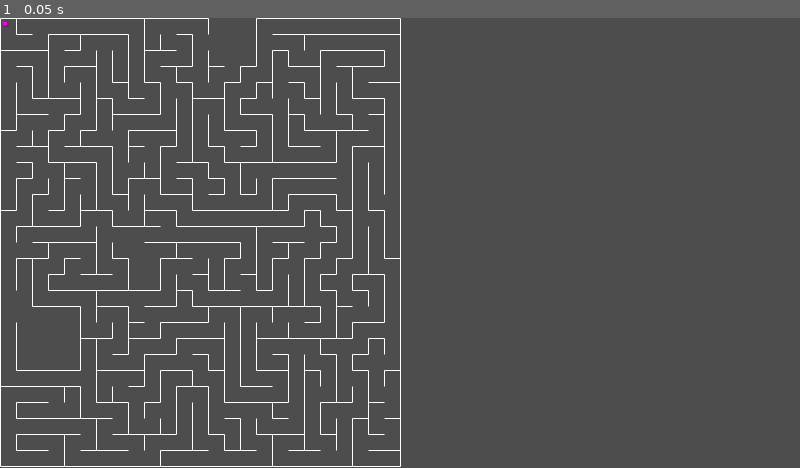
Above: before the commit, frame 1.
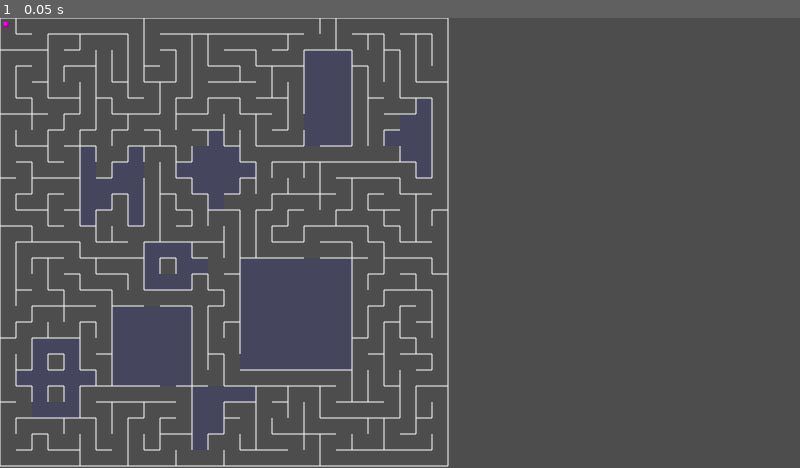
Above: after the commit, the same moment.

Repository: Bahbus/minotaur-maze
Game: Godot game, scene res://prototypes/Prototype.tscn
Same seed, same stepped clock (60 frames per second), same inputs: the game is played once before the commit and once after it.
Inputs:
- Up to frame 1 (0.05 s): no input

The runs differ from the first frame. In frame 1, 7.8% of the frame differs, in the area x 0-57%, y 0-100%.

Commit message:
maze and room updates

Diff:
--- a/prototypes/maze.gd
+++ b/prototypes/maze.gd
@@ -2,7 +2,7 @@
 
 # Maze parameters
 const ROWS = 28
-const COLS = 25
+const COLS = 28
 const CELL_SIZE = 32
 const WALL_THICKNESS = 2
 
@@ -33,10 +33,12 @@
 
 func place_rooms():
 	var available_rooms = RoomDefinitions.get_rooms()
+	available_rooms.shuffle()  # Shuffle rooms for random placement order
+
 	for room in available_rooms:
 		var placed = false
-		for attempt in range(10):  # Try 10 random placements
-			var pos = Vector2i(randi() % (ROWS - 5), randi() % (COLS - 5))
+		for attempt in range(20):  # Try 20 random placements
+			var pos = Vector2i(randi() % (ROWS - 3) + 1, randi() % (COLS - 3) + 1)  # Ensure a 1-cell buffer
 			if can_place_room(room, pos):
 				apply_room_to_grid(room, pos)
 				rooms.append({"room": room, "position": pos})
@@ -49,10 +51,25 @@
 	# Ensure all cells fit inside the grid and don’t overlap
 	for cell in room.cells:
 		var abs_pos = cell + pos
-		if abs_pos.x < 0 or abs_pos.x >= ROWS or abs_pos.y < 0 or abs_pos.y >= COLS:
+
+		# Check if the room extends beyond the maze bounds
+		if abs_pos.x < 1 or abs_pos.x >= ROWS - 1 or abs_pos.y < 1 or abs_pos.y >= COLS - 1:
 			return false
+
+		# Check if this position is already occupied
 		if maze[abs_pos.x][abs_pos.y]["type"] != "path":
 			return false
+
+		# Ensure 1-cell buffer around the room
+		var neighbors = [
+			Vector2i(0, -1), Vector2i(1, 0), Vector2i(0, 1), Vector2i(-1, 0)
+		]
+		for offset in neighbors:
+			var neighbor_pos = abs_pos + offset
+			if neighbor_pos.x >= 0 and neighbor_pos.x < ROWS and neighbor_pos.y >= 0 and neighbor_pos.y < COLS:
+				if maze[neighbor_pos.x][neighbor_pos.y]["type"] == "room":
+					return false  # Prevent direct adjacency to other rooms
+
 	return true
 
 func apply_room_to_grid(room, pos):
@@ -97,11 +114,11 @@
 		var pos = room_data["position"]
 		var potential_exits = []
 
-		# Remove walls inside the room
+		# Remove only internal walls within each distinct room
 		for cell in room.cells:
 			var abs_pos = cell + pos
-			maze[abs_pos.x][abs_pos.y]["walls"] = [false, false, false, false]  # Clear all walls inside the room
-
+
+			# Define neighbor positions and corresponding wall indices
 			var neighbors = [
 				{ "pos": abs_pos + Vector2i(0, -1), "wall_index": 0 },  # Top
 				{ "pos": abs_pos + Vector2i(1, 0),  "wall_index": 1 },  # Right
@@ -113,12 +130,50 @@
 				var neighbor_pos = neighbor["pos"]
 				var wall_index = neighbor["wall_index"]
 
-				if is_in_maze_bounds(neighbor_pos) and maze[neighbor_pos.x][neighbor_pos.y]["type"] == "path":
-					potential_exits.append({ "exit_pos": neighbor_pos, "wall_index": wall_index, "room_pos": abs_pos })
-
-		# Ensure at least 2 exits
-		if potential_exits.size() >= 2:
-			for exit_data in potential_exits.slice(0, 2):
+				# Ensure the neighbor position is within the maze bounds
+				if neighbor_pos.x >= 0 and neighbor_pos.x < ROWS and neighbor_pos.y >= 0 and neighbor_pos.y < COLS:
+					var neighbor_cell = maze[neighbor_pos.x][neighbor_pos.y]
+
+					# Only remove walls if both cells belong to the SAME room
+					var is_same_room = false
+					if neighbor_cell["type"] == "room":
+						for other_room in rooms:
+							if other_room["room"] == room and neighbor_pos - pos in other_room["room"].cells:
+								is_same_room = true
+								break
+
+					if is_same_room:
+						remove_wall(abs_pos, neighbor_pos)  # Use remove_wall for consistency
+						continue  # Skip exit logic for internal room walls
+
+					# If adjacent to a hallway, mark as a potential exit
+					if neighbor_cell["type"] == "path":
+						potential_exits.append({ "exit_pos": neighbor_pos, "wall_index": wall_index, "room_pos": abs_pos })
+
+		# Ensure at least 2 exits into the maze
+		var valid_exits = []
+		for exit_data in potential_exits:
+			var exit_pos = exit_data["exit_pos"]
+			var wall_index = exit_data["wall_index"]
+
+			# Ensure exits don't lead directly into another room unless necessary
+			if maze[exit_pos.x][exit_pos.y]["type"] == "room":
+				continue  # Skip exits into other rooms unless no other options exist
+			valid_exits.append(exit_data)
+
+		# Randomize exit selection to avoid clustering
+		valid_exits.shuffle()
+
+		# Enforce exactly 2 exits that are not adjacent
+		if valid_exits.size() >= 2:
+			var selected_exits = []
+			for exit_data in valid_exits:
+				if selected_exits.size() == 0 or abs(selected_exits[0]["exit_pos"].x - exit_data["exit_pos"].x) > 1 or abs(selected_exits[0]["exit_pos"].y - exit_data["exit_pos"].y) > 1:
+					selected_exits.append(exit_data)
+				if selected_exits.size() == 2:
+					break
+
+			for exit_data in selected_exits:
 				var exit_pos = exit_data["exit_pos"]
 				var wall_index = exit_data["wall_index"]
 				var room_pos = exit_data["room_pos"]
@@ -128,9 +183,6 @@
 
 				# Remove the wall between room and exit using remove_wall function
 				remove_wall(room_pos, exit_pos)
-
-func is_in_maze_bounds(pos: Vector2i) -> bool:
-	return pos.x >= 0 and pos.x < ROWS and pos.y >= 0 and pos.y < COLS
 
 # Removes the wall between two adjacent cells based on their relative positions
 func remove_wall(current, next):
@@ -210,17 +262,26 @@
 	for i in range(ROWS):
 		for j in range(COLS):
 			var cell = maze[i][j]
-			# Calculate the top-left position of this cell
-			var pos = Vector2(1 + (j * CELL_SIZE), 1 + (i * CELL_SIZE))
-			# Draw the top wall
-			if cell["walls"][0]:
-				draw_line(pos, pos + Vector2(CELL_SIZE, 0), Color.WHITE, WALL_THICKNESS)
-			# Draw the right wall
-			if cell["walls"][1]:
-				draw_line(pos + Vector2(CELL_SIZE, 0), pos + Vector2(CELL_SIZE, CELL_SIZE), Color.WHITE, WALL_THICKNESS)
-			# Draw the bottom wall
-			if cell["walls"][2]:
-				draw_line(pos + Vector2(CELL_SIZE, CELL_SIZE), pos + Vector2(0, CELL_SIZE), Color.WHITE, WALL_THICKNESS)
-			# Draw the left wall
-			if cell["walls"][3]:
-				draw_line(pos + Vector2(0, CELL_SIZE), pos, Color.WHITE, WALL_THICKNESS)
+			var pos = Vector2(j * CELL_SIZE, i * CELL_SIZE)
+
+			# Fill rooms with a semi-transparent blue background
+			if cell["type"] == "room":
+				draw_rect(Rect2(pos, Vector2(CELL_SIZE, CELL_SIZE)), Color(0, 0, 1, 0.1), true)
+
+			# Draw walls with the appropriate color
+			var wall_color = Color.WHITE
+			for dir in range(4):
+				if cell["walls"][dir]:
+					var start_pos = pos
+					var end_pos = pos
+					if dir == 0:
+						end_pos += Vector2(CELL_SIZE, 0)  # Top
+					elif dir == 1:
+						start_pos += Vector2(CELL_SIZE, 0)
+						end_pos = start_pos + Vector2(0, CELL_SIZE)  # Right
+					elif dir == 2:
+						start_pos += Vector2(0, CELL_SIZE)
+						end_pos = start_pos + Vector2(CELL_SIZE, 0)  # Bottom
+					elif dir == 3:
+						end_pos = start_pos + Vector2(0, CELL_SIZE)  # Left
+					draw_line(start_pos, end_pos, wall_color, 2)
--- a/src/data/room_definitions.gd
+++ b/src/data/room_definitions.gd
@@ -4,33 +4,106 @@
 
 static func get_rooms() -> Array:
 	return [
-		# Large Square Room (4x4)
+		# Large Square Room (5x5)
+		Room.new(
+			[
+				Vector2i(0, 0), Vector2i(0, 1), Vector2i(0, 2), Vector2i(0, 3), Vector2i(0, 4),
+				Vector2i(1, 0), Vector2i(1, 1), Vector2i(1, 2), Vector2i(1, 3), Vector2i(1, 4),
+				Vector2i(2, 0), Vector2i(2, 1), Vector2i(2, 2), Vector2i(2, 3), Vector2i(2, 4),
+				Vector2i(3, 0), Vector2i(3, 1), Vector2i(3, 2), Vector2i(3, 3), Vector2i(3, 4),
+				Vector2i(4, 0), Vector2i(4, 1), Vector2i(4, 2), Vector2i(4, 3), Vector2i(4, 4)
+			],
+			"large_treasure"
+		),
+
+		# Rectangular Room (6x3)
+		Room.new(
+			[
+				Vector2i(0, 0), Vector2i(0, 1), Vector2i(0, 2),
+				Vector2i(1, 0), Vector2i(1, 1), Vector2i(1, 2),
+				Vector2i(2, 0), Vector2i(2, 1), Vector2i(2, 2),
+				Vector2i(3, 0), Vector2i(3, 1), Vector2i(3, 2),
+				Vector2i(4, 0), Vector2i(4, 1), Vector2i(4, 2),
+				Vector2i(5, 0), Vector2i(5, 1), Vector2i(5, 2)
+			],
+			"long_hall"
+		),
+
+		# L-Shaped Room (4x4 with corner cut out)
 		Room.new(
 			[
 				Vector2i(0, 0), Vector2i(0, 1), Vector2i(0, 2), Vector2i(0, 3),
-				Vector2i(1, 0), Vector2i(1, 1), Vector2i(1, 2), Vector2i(1, 3),
-				Vector2i(2, 0), Vector2i(2, 1), Vector2i(2, 2), Vector2i(2, 3),
-				Vector2i(3, 0), Vector2i(3, 1), Vector2i(3, 2), Vector2i(3, 3)
+				Vector2i(1, 0), Vector2i(1, 1),
+				Vector2i(2, 0), Vector2i(2, 1),
+				Vector2i(3, 0)
 			],
-			"treasure"
+			"l_shaped"
 		),
 
-		# Larger L-Shaped Room (4x3)
+		# Circular Room Approximation (Diameter: 5)
 		Room.new(
 			[
-				Vector2i(0, 0), Vector2i(0, 1), Vector2i(0, 2),
-				Vector2i(1, 0), Vector2i(1, 1),
-				Vector2i(2, 0), Vector2i(2, 1)
+				Vector2i(0, 0), Vector2i(-2, 0), Vector2i(2, 0), Vector2i(0, -2), Vector2i(0, 2),
+				Vector2i(-1, -1), Vector2i(1, -1), Vector2i(-1, 1), Vector2i(1, 1),
+				Vector2i(-1, 0), Vector2i(1, 0), Vector2i(0, -1), Vector2i(0, 1)
 			],
-			"trap"
+			"circular"
 		),
 
-		# Expanded Circular Room Approximation
+		# Triangular/Pyramid Room
 		Room.new(
 			[
-				Vector2i(0, 0), Vector2i(-1, 0), Vector2i(1, 0), Vector2i(0, -1), Vector2i(0, 1),
-				Vector2i(-1, -1), Vector2i(1, -1), Vector2i(-1, 1), Vector2i(1, 1)
+				Vector2i(0, 0),
+				Vector2i(-1, 1), Vector2i(0, 1), Vector2i(1, 1),
+				Vector2i(-2, 2), Vector2i(-1, 2), Vector2i(0, 2), Vector2i(1, 2), Vector2i(2, 2)
 			],
-			"boss"
+			"pyramid"
+		),
+
+		Room.new(
+			[
+				Vector2i(0, 0), Vector2i(1, 0), Vector2i(2, 0), Vector2i(3, 0), Vector2i(4, 0),
+				Vector2i(2, 1), Vector2i(3, 1),
+				Vector2i(1, 2), Vector2i(2, 2),
+				Vector2i(0, 3), Vector2i(1, 3), Vector2i(2, 3), Vector2i(3, 3), Vector2i(4, 3)
+			],
+			"z_shaped"
+		),
+
+		# Large Open Chamber (7x7)
+		Room.new(
+			[
+				Vector2i(0, 0), Vector2i(0, 1), Vector2i(0, 2), Vector2i(0, 3), Vector2i(0, 4), Vector2i(0, 5), Vector2i(0, 6),
+				Vector2i(1, 0), Vector2i(1, 1), Vector2i(1, 2), Vector2i(1, 3), Vector2i(1, 4), Vector2i(1, 5), Vector2i(1, 6),
+				Vector2i(2, 0), Vector2i(2, 1), Vector2i(2, 2), Vector2i(2, 3), Vector2i(2, 4), Vector2i(2, 5), Vector2i(2, 6),
+				Vector2i(3, 0), Vector2i(3, 1), Vector2i(3, 2), Vector2i(3, 3), Vector2i(3, 4), Vector2i(3, 5), Vector2i(3, 6),
+				Vector2i(4, 0), Vector2i(4, 1), Vector2i(4, 2), Vector2i(4, 3), Vector2i(4, 4), Vector2i(4, 5), Vector2i(4, 6),
+				Vector2i(5, 0), Vector2i(5, 1), Vector2i(5, 2), Vector2i(5, 3), Vector2i(5, 4), Vector2i(5, 5), Vector2i(5, 6),
+				Vector2i(6, 0), Vector2i(6, 1), Vector2i(6, 2), Vector2i(6, 3), Vector2i(6, 4), Vector2i(6, 5), Vector2i(6, 6)
+			],
+			"grand_chamber"
+		),
+
+		# Odd Irregular Room (Random Shape)
+		Room.new(
+			[
+				Vector2i(0, 0), Vector2i(1, 0), Vector2i(2, 0),
+				Vector2i(0, 1), Vector2i(2, 1),
+				Vector2i(0, 2), Vector2i(1, 2), Vector2i(2, 2),
+				Vector2i(1, 3)
+			],
+			"irregular"
+		),
+
+		# Hollow Cross Room (5x5)
+		Room.new(
+			[
+				Vector2i(0, 1), Vector2i(0, 2), Vector2i(0, 3),
+				Vector2i(1, 1), Vector2i(1, 3),
+				Vector2i(2, 0), Vector2i(2, 1), Vector2i(2, 2), Vector2i(2, 3), Vector2i(2, 4),
+				Vector2i(3, 1), Vector2i(3, 3),
+				Vector2i(4, 1), Vector2i(4, 2), Vector2i(4, 3)
+			],
+			"arena"
 		)
 	]
